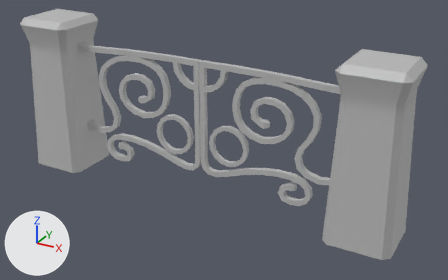
A saved change to the FBX model Assets/Graphic/Assets/Object_Gate.fbx.
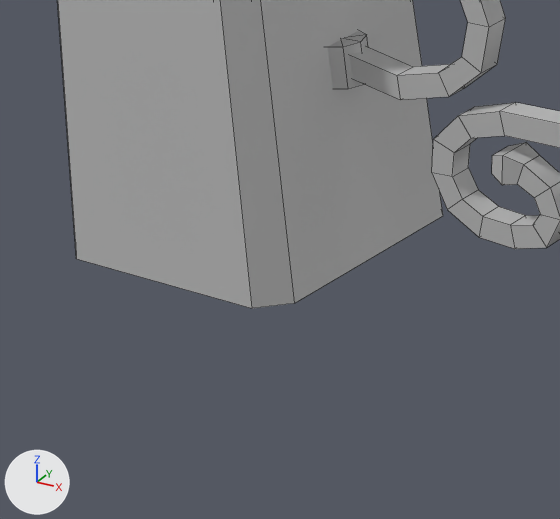
The first picture shows the older version from a camera (50 mm lens) standing at (1.53, -2.53, 1.58) and looking at (0.12, 0.02, 0.31). The close-ups show both versions on the part from 5% to 29% of the width and 41% to 76% of the height of that picture; other places that the commit changed are outside them. Arrows for +X, +Y and +Z are at lower left; the lights stay in place. The close-ups show mesh edges as thin lines. Where no turn or scale is listed for an object, it has been applied to the vertices.

Objects in the first close-up: 'Object_Gate'.
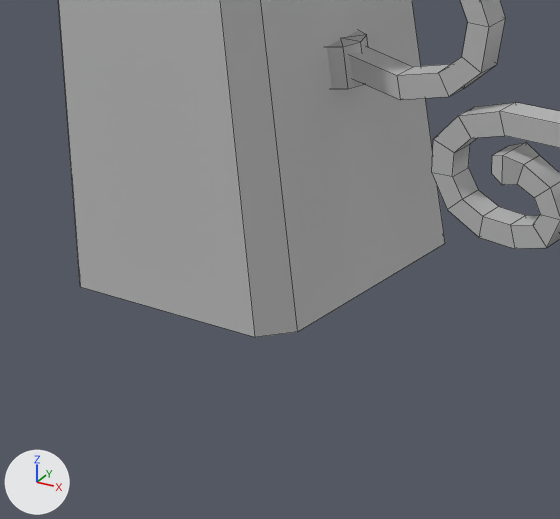
The change, as a diff of the scene's bpy script:
```diff
--- a/Assets/Graphic/Assets/Object_Gate.fbx.py
+++ b/Assets/Graphic/Assets/Object_Gate.fbx.py
@@ me_mesh @@
 me_mesh.from_pydata(...)  # 800 vertices, 790 faces; spans x -1.06..1.06, y -0.16..0.16, z -0.02..0.84
 # used by ob_object_gate; location = (0.0, 0.0, 0.0)
 # before: 776 (-1.06, -0.13, -0.02) at pixel (75, 242), 777 (-1.02, -0.16, -0.02) at pixel (76, 258), 778 (-0.73, -0.13, -0.02) at pixel (294, 303), 779 (-0.76, -0.16, -0.02) at pixel (252, 308), 780 (-1.06, 0.13, -0.02)
 # before: 781 (-1.02, 0.16, -0.02), 782 (-0.73, 0.13, -0.02) at pixel (443, 215), 783 (-0.76, 0.16, -0.02)
+# me_mesh part 1
+for i in [*range(776, 784)]: me_mesh.vertices[i].co += Vector((0.0, 0.0, -0.04))
 me_mesh.materials.append(mat_lambert1)
```

What differs and where, as boxes (x1, y1, x2, y2) in the close-ups (560 x 519 px; the box of a moved part takes in the faces that stretch with it):
'Object_Gate', reshaped: before (58, 0, 560, 308); after (58, 0, 560, 337)
part 1 of me_mesh, moved or reshaped: before (58, 0, 443, 308); after (58, 0, 445, 337)
